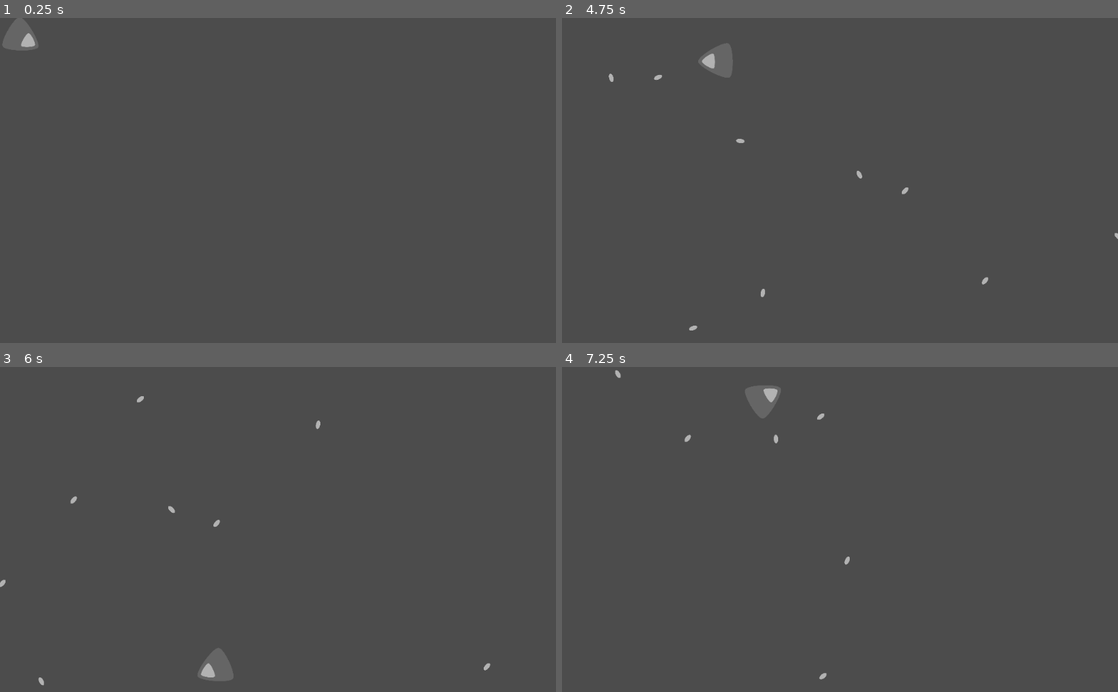
Above: before the commit, frames 1-4 (two rows, left to right).
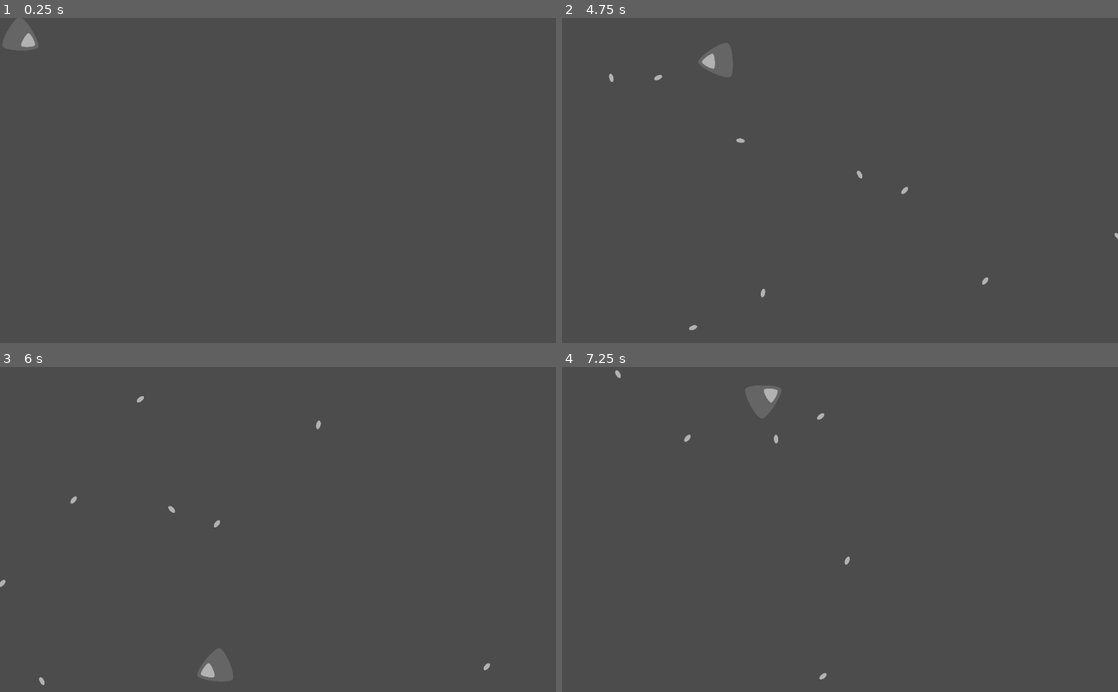
Above: after the commit, the same moments.

Repository: 3k2ng/Chaotic_Spacemass
Game: Godot game, scene res://src/Scenes/TestScene.tscn
Two runs of this game, one before a commit and one after it. Both use one fixed random seed, a clock stepped at 60 frames per second and the inputs below. The project has no main scene, so this scene is started directly.
Inputs:
- Up to frame 1 (0.25 s): no input
- Up to frame 2 (4.75 s): hold D (right_0) 0.53-1.28 s; hold S (shoot_0) 0.53-1.28 s; hold Space (brake_0) 1.28-2.03 s; tap S (shoot_0) at 1.35, 2.85, 4.35 s; hold S (shoot_0) 2.03-2.78 s; hold D (right_0) 2.03-3.53 s; hold S (shoot_0) 3.53-4.28 s; hold A (left_0) from 3.53 s (still down)
- Up to frame 3 (6 s): release A (left_0) at 5.03 s; hold Space (brake_0) 5.03-5.78 s; hold S (shoot_0) 5.03-5.78 s; hold D (right_0) from 5.78 s (still down); tap S (shoot_0) at 5.85 s
- Up to frame 4 (7.25 s): keep holding D (right_0); hold S (shoot_0) from 6.53 s (still down)

The runs differ from the first frame. In frame 2, less than 0.1% of the frame differs, in the area x 8-77%, y 10-97%; in frame 3, less than 0.1%; in frame 4, less than 0.1%.

Commit message:
update(23/10)
remove ship_rotation
polished

Diff:
--- a/src/Objects/Bullet.gd
+++ b/src/Objects/Bullet.gd
@@ -20,4 +20,3 @@
 	var collision: KinematicCollision2D = move_and_collide(velocity * delta)
 	if collision != null:
 		queue_free()
-		pass
--- a/src/Objects/Player.gd
+++ b/src/Objects/Player.gd
@@ -1,3 +1,4 @@
+#Inherit custom class
 extends EndlessScreenObject
 
 #Current speed
@@ -6,8 +7,6 @@
 var speed_aim: float = 0
 #Timer
 var cd_timer: float = 0
-#Velocity rotation and sprite rotation combined
-export var ship_rotation: float = 0
 #Rotation speed
 export var rotation_speed: float = 3.2
 #Max speed (min speed = 0)
@@ -15,9 +14,7 @@
 #Cooldown
 export var shoot_cd: float = .2
 #Bullet import
-var Bullet = preload("./Bullet.tscn")
-
-
+export var bullet: PackedScene
 
 func _process(delta: float) -> void:
 	#Increasing speed
@@ -26,28 +23,24 @@
 	elif abs(speed - speed_aim) >= 0:
 		speed += (speed_aim - speed) * delta
 	#Get input for rotation
-	ship_rotation += rotation_speed * (Input.get_action_strength("right_0") - Input.get_action_strength("left_0")) * delta * ((speed / speed_limit) * .2 + .8)
+	rotation += rotation_speed * (Input.get_action_strength("right_0") - Input.get_action_strength("left_0")) * delta * ((speed / speed_limit) * .2 + .8)
 	#Change speed aim when brake
 	if Input.is_action_pressed("brake_0"):
 		speed_aim = 0
 	else:
 		speed_aim = speed_limit
-
+	#Shoot
 	if Input.is_action_pressed("shoot_0") and cd_timer <= 0:
-		var new_bullet = Bullet.instance()
-		new_bullet.position = position + Vector2.UP.rotated(ship_rotation) * 48
-		new_bullet.velocity = Vector2.UP.rotated(ship_rotation) * speed_limit * 1.6
+		var new_bullet = bullet.instance()
+		new_bullet.position = position + Vector2.UP.rotated(rotation) * 48
+		new_bullet.velocity = Vector2.UP.rotated(rotation) * speed_limit * 1.6
 		get_parent().add_child(new_bullet)
 		speed = -256
 		cd_timer = shoot_cd
-
+	#Shoot countdown timer
 	if cd_timer > 0:
 		cd_timer -= delta
 
-
-
 func _physics_process(delta: float) -> void:
-	#Rotate
-	rotation = ship_rotation
 	#Move and slide
-	move_and_slide(Vector2.UP.rotated(ship_rotation) * speed)
+	move_and_slide(Vector2.UP.rotated(rotation) * speed)
--- a/src/Objects/Player.tscn
+++ b/src/Objects/Player.tscn
@@ -1,17 +1,19 @@
-[gd_scene load_steps=4 format=2]
+[gd_scene load_steps=5 format=2]
 
 [ext_resource path="res://src/Objects/Player.gd" type="Script" id=1]
-[ext_resource path="res://Assets/spaceship01.svg" type="Texture" id=2]
+[ext_resource path="res://src/Objects/Bullet.tscn" type="PackedScene" id=2]
+[ext_resource path="res://Assets/spaceship01.svg" type="Texture" id=3]
 
 [sub_resource type="ConvexPolygonShape2D" id=1]
 points = PoolVector2Array( 0, 16, 12, 0, 16, -16, 0, -20, -16, -16, -12, 0 )
 
 [node name="Player" type="KinematicBody2D"]
 script = ExtResource( 1 )
+bullet = ExtResource( 2 )
 
 [node name="PlayerSprite" type="Sprite" parent="."]
 scale = Vector2( 0.25, 0.25 )
-texture = ExtResource( 2 )
+texture = ExtResource( 3 )
 
 [node name="PlayerCollision" type="CollisionShape2D" parent="."]
 position = Vector2( 0, -4 )
--- a/src/Scenes/TestScene.tscn
+++ b/src/Scenes/TestScene.tscn
@@ -6,4 +6,4 @@
 
 [node name="Player" parent="." instance=ExtResource( 1 )]
 position = Vector2( 32, 32 )
-ship_rotation = 2.094
+rotation = 2.0944
